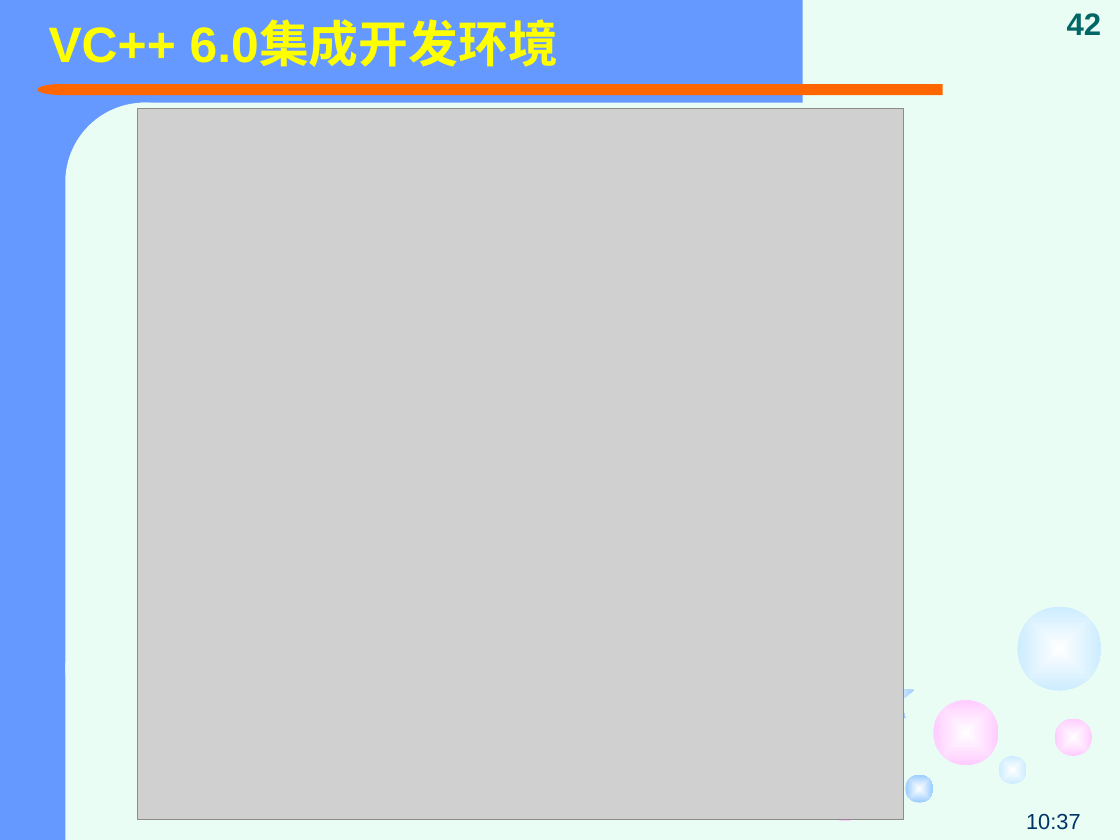
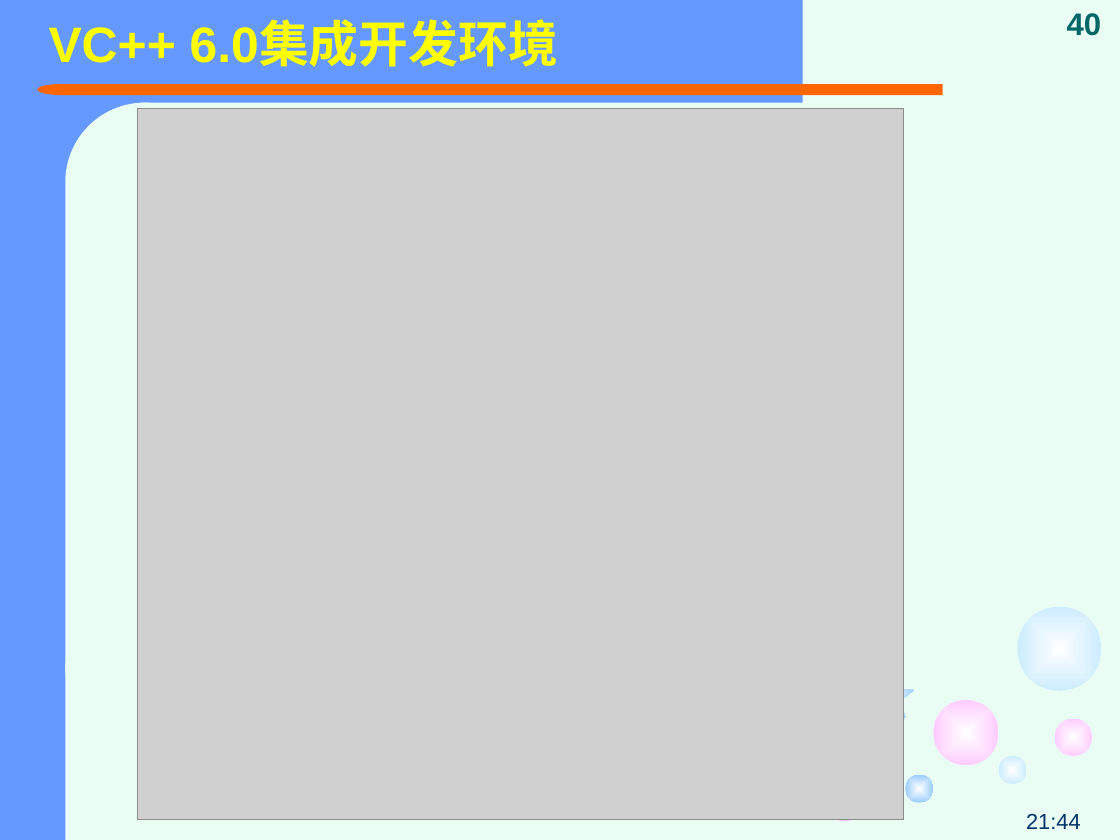
Before and after one commit to jtrfid/C-Repositories, a slide deck: slide 40 of 2016/C语言/课件/第1章 C语言基础.pptx (slide 42 before the commit). Drawn at 1120x840 pixels with LibreOffice and Linux fonts; fonts in the diff are those of the drawing; grey boxes stand for pictures. Boxes give left, top, right and bottom in pixels: in the first picture for what was removed or moved away, otherwise in the second. Text is boxed around its words. In the diff, an @@ line names an element or a change of style, - is before the commit and + after.

```diff
--- a/2016/C语言/课件/第1章 C语言基础.pptx
+++ b/2016/C语言/课件/第1章 C语言基础.pptx
@@ page number at (x1=1067, y1=13, x2=1102, y2=36): text changed @@
-42
+40
@@ text at (x1=1026, y1=813, x2=1080, y2=829): text changed @@
-10:37
+21:44
```
Also in this commit, not shown: 42 other slides changed, 4 slides added, 2 slides removed.
